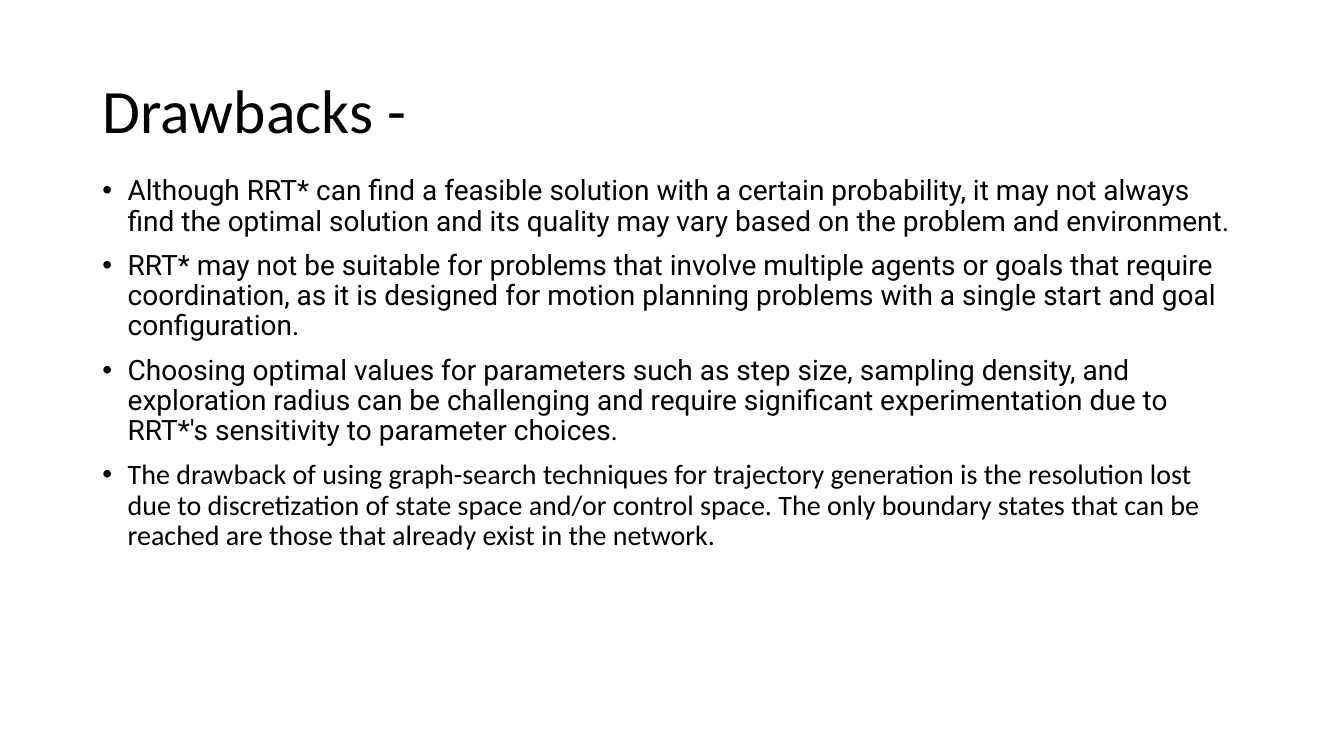
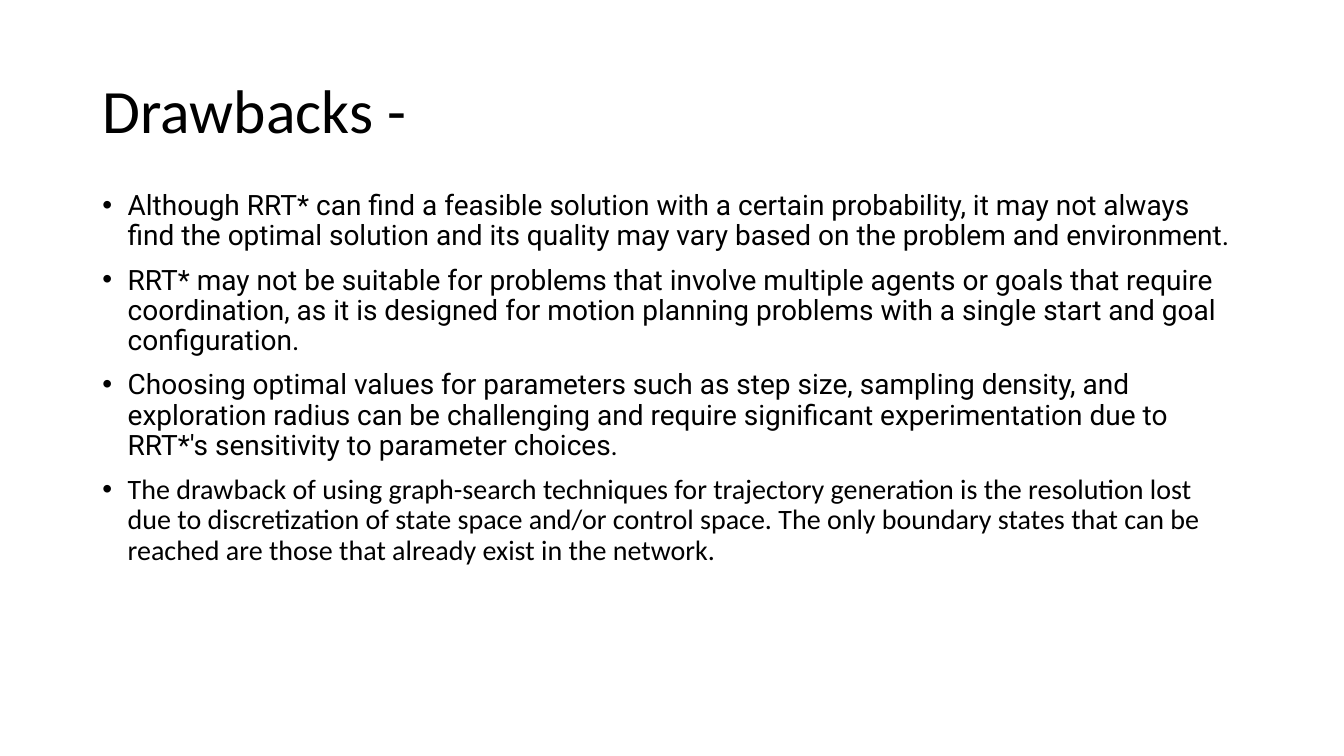
Before and after one commit to Kalpit-Vadnerkar/Path-Planning-for-Dubins-Car, a slide deck: slide 8 of CPSC_8810_FinalPresentation.pptx (slide 10 before the commit). Drawn at 1344x756 pixels with LibreOffice and Linux fonts; fonts in the diff are those of the drawing. Boxes give left, top, right and bottom in pixels: in the first picture for what was removed or moved away, otherwise in the second. Text is boxed around its words. In the diff, an @@ line names an element or a change of style, - is before the commit and + after.

```diff
--- a/CPSC_8810_FinalPresentation.pptx
+++ b/CPSC_8810_FinalPresentation.pptx
@@ text "Although RRT* can find a ..." moved from (x1=128, y1=178, x2=1229, y2=550) to (x1=128, y1=193, x2=1229, y2=565) @@
```
Also in this commit, not shown: 5 other slides changed, 2 slides removed, 3 other files.
